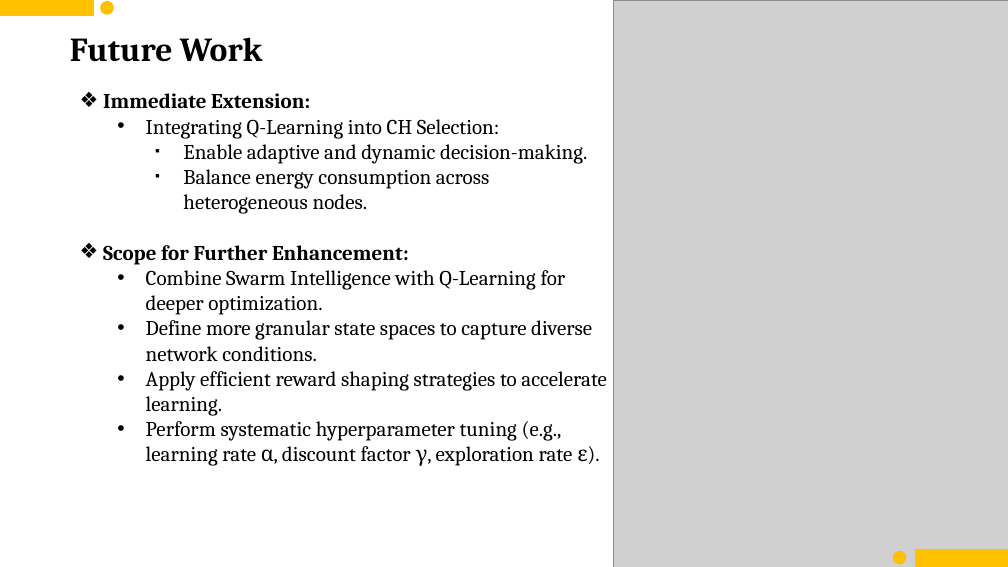
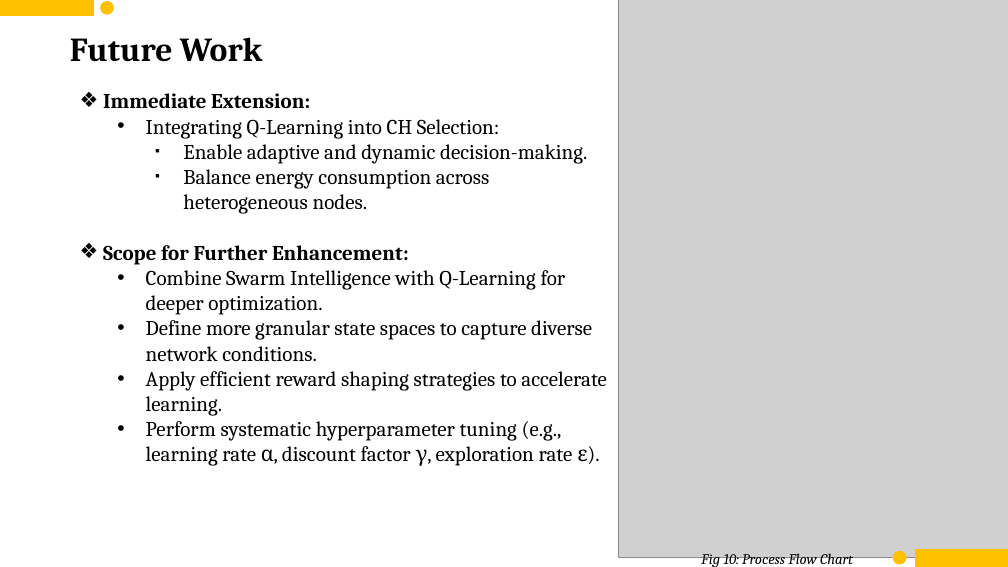
Before and after one commit to imshubhamcodex/ql--resources, a slide deck: slide 21 of mid_sem_RL_interM.pptx. Drawn at 1008x567 pixels with LibreOffice and Linux fonts; fonts in the diff are those of the drawing; grey boxes stand for pictures. Boxes give left, top, right and bottom in pixels: in the first picture for what was removed or moved away, otherwise in the second. Text is boxed around its words. In the diff, an @@ line names an element or a change of style, - is before the commit and + after.

```diff
--- a/mid_sem_RL_interM.pptx
+++ b/mid_sem_RL_interM.pptx
@@ picture: place and size @@
-picture at <box>614,0,1008,567</box>
+picture at <box>618,0,1008,557</box>
@@ text added at <box>701,553,853,567</box>, 14 pt, text #000000, italic @@
+Fig 10: Process Flow Chart
```
Also in this commit, not shown: 15 other slides changed.
